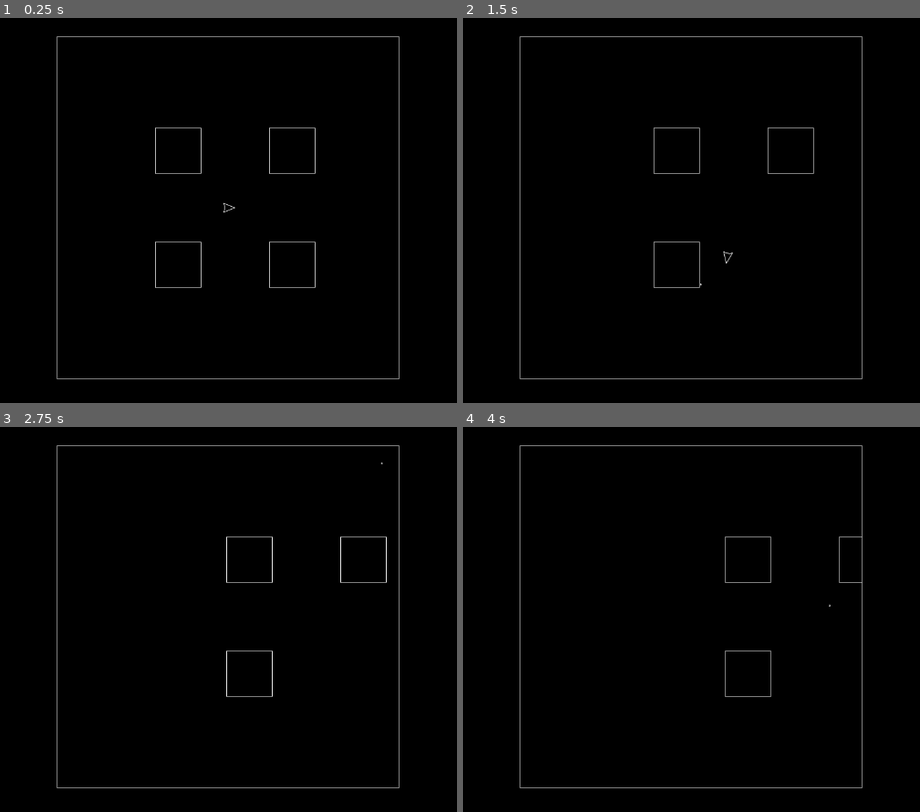
Above: before the commit, frames 1-4 (two rows, left to right).
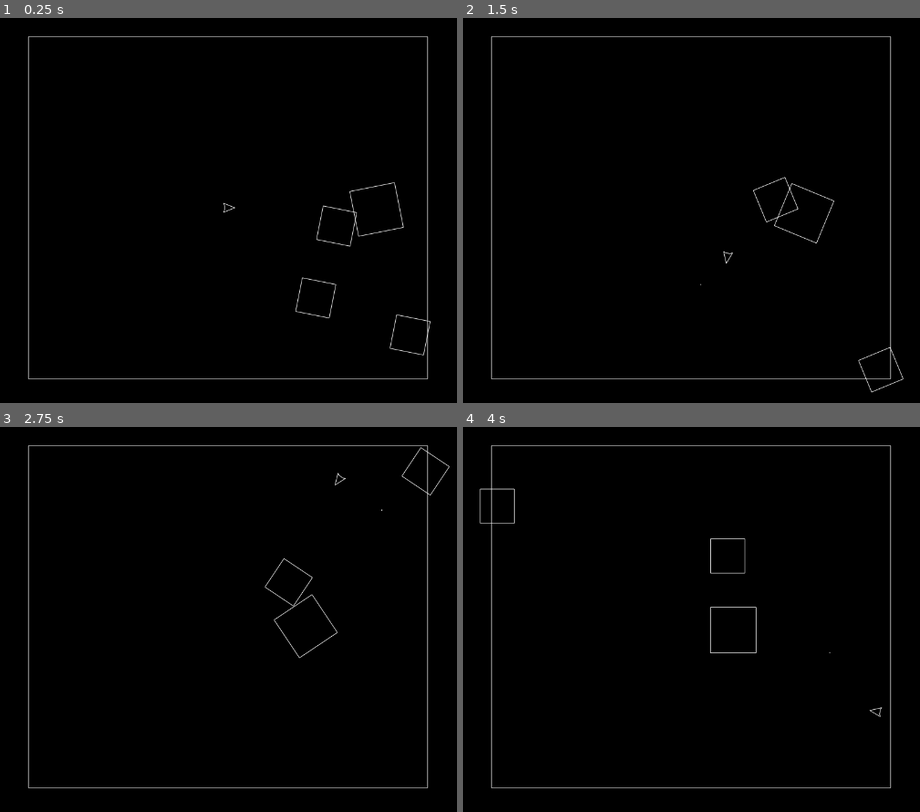
Above: after the commit, the same moments.

Repository: AniMerrill/Meteoroids
Game: Godot game, scene res://Meteoroids.tscn
The game is run twice, just before and just after one commit, with the same random seed, the same clock (stepped at 60 frames per second) and the same inputs.
Inputs:
- Up to frame 1 (0.25 s): no input
- Up to frame 2 (1.5 s): hold Right (turn_right) 0.53-1.28 s; hold Up (boost) 0.53-1.28 s; tap Space (shoot) at 0.8, 1.35 s; hold Left (turn_left) from 1.28 s (still down)
- Up to frame 3 (2.75 s): tap Up (boost) at 1.55 s; release Left (turn_left) at 2.03 s; hold Right (turn_right) from 2.03 s (still down); hold Up (boost) from 2.03 s (still down); tap Space (shoot) at 2.3 s
- Up to frame 4 (4 s): release Up (boost) at 2.78 s; tap Space (shoot) at 2.85, 3.8 s; tap Up (boost) at 3.05 s; release Right (turn_right) at 3.53 s; hold Left (turn_left) from 3.53 s (still down); hold Up (boost) from 3.53 s (still down)

The runs differ from the first frame. In frame 1, 1.9% of the frame differs, in the area x 5-95%, y 4-94%; in frame 2, 1.7%; in frame 3, 1.8%; in frame 4, 1.7%.

Commit message:
Style Update
Updated the code to use the style guidelines outlined in the
docs:

https://docs.godotengine.org/en/3.1/getting_started/scripting/gdscript/gdscript_styleguide.html

And I did a couple other things but I forgot because it's been
a few days since I last bothered opening the project lol.

Diff:
--- a/Meteoroids.gd
+++ b/Meteoroids.gd
@@ -1,15 +1,19 @@
 extends Node2D
 
+
+# CUSTOM CLASSES ###############################################################
 # Generic object that can be drawn in Meteoroids
 class GameObject:
 	# "GameManager" which allows us to use the functions outside of the class
 	var gm : Node2D
 
-	var pos := Vector2.ZERO # Position
-	var rot := 0.0 # Rotation
-
-	var line := Color(1,1,1)
-	var fill := Color(0,0,1)
+	var position := Vector2.ZERO # Position
+	var rotation := 0.0 # Rotation
+
+	# warning-ignore:unused_class_variable
+	var line := Color(1,1,1) # Color of outline for drawing
+	# warning-ignore:unused_class_variable
+	var fill := Color(0,0,1) # Color of internal shape for drawing
 
 	# An array of shapes (which in turn are arrays of Vector2s) that are
 	# used for draw_object()
@@ -17,251 +21,281 @@
 
 	var polygon := false # Flag for connecting last point to first point
 
-	func _init(_gm : Node2D)->void:
+
+	func _init(_gm : Node2D) -> void:
 		gm = _gm
 
-	func draw()->void:
+	func _draw() -> void:
 		gm.draw_object(self)
 
-	func get_shape()->PoolVector2Array:
+	# For readability, gets the first shape in the points array. Most game
+	# objects (like the Ship, Bullets, Meteors, etc) will only have this one
+	# shape in the array, but I want the point array to be two dimensional
+	# (i.e. be an array of shapes) so that drawing text and some other objects
+	# which only appear as a collection of lines would be possible.
+	func get_shape() -> PoolVector2Array:
 		return pts[0]
 
+# Class for the player's ship
 class Ship extends GameObject:
-	var vel := Vector2.ZERO
-	var max_vel := Vector2(25,25)
-
-	var rot_speed := PI
-	var speed := 5
-
+	var velocity := Vector2.ZERO # Velocity
+	var max_velocity := 25.0 # Limit for velocity
+
+	var rotation_speed := PI # How fast the ship can turn
+	var speed := 5 # How fast the ship can boost
+
+	# Flag set when the player shoots, at which point the Level class will
+	# check and spawn bullets into it's object array if needed. The Level
+	# class will automatically disable this flag once a bullet is spawned.
 	var spawn_bullet := false
 
-	func _init(_gm : Node2D).(_gm)->void:
-		# TODO: Change points so rotation is centered
-		pts = [[
-			Vector2(12, 0),
-			Vector2(-8, 8),
-			Vector2(-6, 4),
-			Vector2(-6, -4),
-			Vector2(-8, -8)
-			]]
+
+	func _init(_gm : Node2D).(_gm) -> void:
+		# TODO: Change points so rotation is centered (fixed?)
+		pts = [gm.ship_shape]
 
 		polygon = true
 
-	func process(delta : float)->void:
+	func process(delta : float) -> void:
+		# Input management
 		if Input.is_action_pressed("turn_left"):
-			rot -= rot_speed * delta
-
-			if rot <= -2 * PI:
-				rot += 2 * PI
+			rotation -= rotation_speed * delta
+
+			if rotation <= -2 * PI:
+				rotation += 2 * PI
 
 		if Input.is_action_pressed("turn_right"):
-			rot += rot_speed * delta
-
-			if rot >= 2 * PI:
-				rot -= 2 * PI
+			rotation += rotation_speed * delta
+
+			if rotation >= 2 * PI:
+				rotation -= 2 * PI
 
 		if Input.is_action_pressed("boost"):
-			vel += Vector2.RIGHT.rotated(rot) * speed * delta
+			velocity += Vector2.RIGHT.rotated(rotation) * speed * delta
 
 		if Input.is_action_just_pressed("shoot"):
 			spawn_bullet = true
 
-		if abs(vel.x) > max_vel.x:
-				vel.x = sign(vel.x) * max_vel.x
-
-		if abs(vel.y) > max_vel.y:
-			vel.y = sign(vel.y) * max_vel.y
-
-		pos += vel
-
+		# Velocity cap enforced
+		if abs(velocity.x) > max_velocity:
+				velocity.x = sign(velocity.x) * max_velocity
+
+		if abs(velocity.y) > max_velocity:
+			velocity.y = sign(velocity.y) * max_velocity
+
+		# Move the player
+		position += velocity
+
+# Class for player and enemy bullets
 class Bullet extends GameObject:
-	var vel := Vector2.RIGHT * 500
-
-	var dur := 1.0
-	var time := 0.0
-
-	var delete := false
-
-	var player := true
-
-	#var target
-
-	func _init(_gm : Node2D).(_gm)->void:
+	var velocity := Vector2.RIGHT * 500 # Velocity (rotated on initialization)
+
+	var duration := 1.0 # Maximum duration a bullet can be active
+	var time_counter := 0.0 # Current time of livespan
+
+	var delete := false # Flag to delete after duration expired
+
+	var player := true # True if player shoots; otherwise false
+
+
+	func _init(_gm : Node2D).(_gm) -> void:
 		pts = [[
-			Vector2(-1, -1),
-			Vector2(1, -1),
-			Vector2(1, 1),
-			Vector2(-1, 1)
-			]]
-
-		#target = _target
-
-	func process(delta : float)->void:
-		time += delta
-
-		if time >= dur:
+				Vector2(-.5, -.5),
+				Vector2(.5, -.5),
+				Vector2(.5, .5),
+				Vector2(-.5, .5)
+				]]
+
+	func process(delta : float) -> void:
+		# Increment lifespan
+		time_counter += delta
+
+		# If lifespan expired, flag for deletion; otherwise move bullet
+		if time_counter >= duration:
 			delete = true
 		else:
-			pos += vel * delta
-
+			position += velocity * delta
+
+# Class for the "screen" on which the gameplay occurs
 class PlayField extends GameObject:
-	var size := 600.0
-	var buffer := 40.0
-	var buffer_color := Color(0,0,0)
-
-	func _init(_gm : Node2D).(_gm)->void:
+	var size := Vector2(700,600)
+
+
+	func _init(_gm : Node2D).(_gm) -> void:
 		pts = [[
-			Vector2(-size / 2, -size / 2),
-			Vector2(size / 2, -size /2),
-			Vector2(size / 2, size / 2),
-			Vector2(-size / 2, size / 2)
-			]]
+				Vector2(-size.x / 2, -size.y / 2),
+				Vector2(size.x / 2, -size.y /2),
+				Vector2(size.x / 2, size.y / 2),
+				Vector2(-size.x / 2, size.y / 2)
+				]]
 
 		polygon = true
 
-	func draw()->void:
-		var buffer_thickness := buffer * 4
-		var buffer_width := size / 2
-
-		# Top
-		gm.draw_rect(
-			Rect2(
-				(-buffer_width - buffer_thickness) * gm.draw_scale + gm.draw_offset.x,
-				(-buffer_thickness - buffer_width) * gm.draw_scale + gm.draw_offset.y,
-				(size + buffer_thickness * 2) * gm.draw_scale,
-				buffer_thickness * gm.draw_scale
-				),
-			buffer_color,
-			true
-		)
-
-		# Bottom
-		gm.draw_rect(
-			Rect2(
-				(-buffer_width - buffer_thickness) * gm.draw_scale + gm.draw_offset.x,
-				(buffer_width) * gm.draw_scale + gm.draw_offset.y,
-				(size + buffer_thickness * 2) * gm.draw_scale,
-				buffer_thickness * gm.draw_scale
-				),
-			buffer_color,
-			true
-		)
-
-		# Left
-		gm.draw_rect(
-			Rect2(
-				(-buffer_width - buffer_thickness) * gm.draw_scale + gm.draw_offset.x,
-				(-buffer_width) * gm.draw_scale + gm.draw_offset.y,
-				buffer_thickness * gm.draw_scale,
-				(size) * gm.draw_scale
-				),
-			buffer_color,
-			true
-		)
-
-		# Right
-		gm.draw_rect(
-			Rect2(
-				(buffer_width) * gm.draw_scale + gm.draw_offset.x,
-				(-buffer_width) * gm.draw_scale + gm.draw_offset.y,
-				buffer_thickness * gm.draw_scale,
-				(size) * gm.draw_scale
-				),
-			buffer_color,
-			true
-		)
-
-		.draw()
-
-	func warp_object(obj : GameObject)->void:
-		if obj.pos.x < -(size / 2) - buffer:
-			obj.pos.x = (size / 2) + buffer
-		elif obj.pos.x > (size / 2) + buffer:
-			obj.pos.x = -(size / 2) - buffer
-
-		if obj.pos.y < -(size / 2) - buffer:
-			obj.pos.y = (size / 2) + buffer
-		elif obj.pos.y > (size / 2) + buffer:
-			obj.pos.y = -(size / 2) - buffer
-
+	# Function that is used to check when an object needs to be warped to the
+	# opposite side of the screen to do proper screen wrapping
+	func warp_object(obj : GameObject) -> void:
+		if obj.position.x < -(size.x / 2):
+			obj.position.x += size.x
+		elif obj.position.x > (size.x / 2):
+			obj.position.x -= size.x
+
+		if obj.position.y < -(size.y / 2):
+			obj.position.y += size.y
+		elif obj.position.y > (size.y / 2):
+			obj.position.y -= size.y
+
+# TODO: Make Big, Medium, and Small variations somehow. The smaller a
+# meteor is the faster it should travel and spin
 class Meteor extends GameObject:
-	var vel := Vector2.ZERO
-
-	func _init(_gm : Node2D, _pos : Vector2, _vel : Vector2).(_gm):
-		pts = [[
-			Vector2(-40, -40),
-			Vector2(40, -40),
-			Vector2(40, 40),
-			Vector2(-40, 40)
-			]]
+	var meteor_size : int # gm.METEOR_SIZE {LARGE, MEDIUM, SMALL}
+
+	var meteor_index : int # gm.meteor_shapes[i]
+	var meteor_scale : float # Relative scale for drawing
+
+	var velocity := Vector2.ZERO # Velocity
+	var rotation_speed := 0.0
+
+
+	func _init(
+			_gm : Node2D,
+			_meteor_size : int,
+			_meteor_index : int,
+			_pos : Vector2,
+			_vel : Vector2,
+			_rot_speed : float
+			).(_gm) -> void:
+		meteor_size = _meteor_size
+		meteor_index = _meteor_index
+		meteor_scale = 1.0
+
+		if meteor_size == gm.METEOR_SIZE.MEDIUM:
+			meteor_scale = 0.5
+		elif meteor_size == gm.METEOR_SIZE.SMALL:
+			meteor_scale = 0.25
+
+		pts = [[]]
+
+		for point in gm.meteor_shapes[meteor_index]:
+			pts[0].append(point * meteor_scale)
 
 		polygon = true
 
-		pos = _pos
-		vel = _vel
-
-	func process(delta : float)->void:
-		pos += vel * delta
-
+		meteor_scale = 1.0
+
+		if meteor_size == gm.METEOR_SIZE.MEDIUM:
+			meteor_scale = 2
+		elif meteor_size == gm.METEOR_SIZE.SMALL:
+			meteor_scale = 4
+
+		position = _pos
+		velocity = _vel * meteor_scale
+		rotation_speed = _rot_speed * meteor_scale
+
+	func process(delta : float) -> void:
+		# Move the meteor
+		position += velocity * delta
+
+		# Rotate the meteor
+		rotation += rotation_speed * delta
+
+		if rotation > 2 * PI:
+			rotation -= 2 * PI
+		elif rotation < - 2 * PI:
+			rotation += 2 * PI
+
+# Object manager for a game level in Meteoroids.
 class Level:
+	# "GameManager" which allows us to use the functions outside of the class
 	var gm : Node2D
-	var obj := {}
-
-	func _init(_gm : Node2D):
-		obj = {
-			"playfield" : PlayField.new(_gm),
-			"ship" : Ship.new(_gm),
-			"meteors" : [
-				Meteor.new(_gm, Vector2(-100,-100), Vector2.RIGHT * 50),
-				Meteor.new(_gm, Vector2(100,-100), Vector2.RIGHT * 50),
-				Meteor.new(_gm, Vector2(100,100), Vector2.RIGHT * 50),
-				Meteor.new(_gm, Vector2(-100,100), Vector2.RIGHT * 50),
-				],
-			"bullets" : []
-			}
-
+
+	var playfield : PlayField
+	var ship : Ship
+	var meteors := []
+	var bullets := []
+
+	var meteor_count := 4
+
+	func _init(_gm : Node2D) -> void:
 		gm = _gm
 
-	func process(delta : float)->void:
-		obj.ship.process(delta)
-
-		if obj.ship.spawn_bullet:
-			obj.ship.spawn_bullet = false
+		playfield = PlayField.new(gm)
+		ship = Ship.new(gm)
+
+		# warning-ignore:unused_variable
+		for i in range(meteor_count):
+			var rot_dir := 1
+
+			if randi() % 2 == 0:
+				rot_dir = -1
+
+			var meteor = Meteor.new(
+					gm,
+					gm.METEOR_SIZE.LARGE,
+					randi() % gm.meteor_shapes.size(),
+					Vector2(
+							randf() * playfield.size.x / 2.0,
+							randf() * playfield.size.y / 2.0
+							),
+					Vector2(50.0, 0).rotated(randf() * 2 * PI),
+					PI / 4 * rot_dir
+					)
+
+			meteors.append(meteor)
+
+	func process(delta : float) -> void:
+		# Process all ship controls and movement
+		ship.process(delta)
+
+		# Check to see if player attempted to shoot; if so spawn a bullet
+		if ship.spawn_bullet:
+			ship.spawn_bullet = false
 
 			var bullet := Bullet.new(gm)
 
-			bullet.pos = obj.ship.get_shape()[0].rotated(obj.ship.rot) + obj.ship.pos
-			bullet.vel = bullet.vel.rotated(obj.ship.rot)
+			bullet.position = \
+					ship.get_shape()[0].rotated(ship.rotation) + \
+					ship.position
+			bullet.velocity = bullet.velocity.rotated(ship.rotation)
 			#bullet.player = false
 
-			obj.bullets.append(bullet)
-
-		if !obj.bullets.empty():
+			bullets.append(bullet)
+
+		# Process all bullets in the level. Go through steps to see which need
+		# to be deleted based on their lifespan running out or from hitting a
+		# valid object
+		if !bullets.empty():
 			var bullet_delete_list = []
 
-			for i in range(obj.bullets.size()):
-				obj.bullets[i].process(delta)
-
-				if obj.bullets[i].delete:
+			for i in range(bullets.size()):
+				bullets[i].process(delta)
+
+				# This is the flag used when their lifespan runs out
+				if bullets[i].delete:
 					bullet_delete_list.append(i)
-					break
-
-				if !obj.meteors.empty() && obj.bullets[i].player:
+					break # No further checks are needed
+
+				# Check all meteors in the level to see if a player's bullet
+				# has hit any of them. If so, that meteor must be destroyed
+				# (and if applicable, replaced with two smaller meteors) as
+				# well as the bullet that collided with it.
+				if !meteors.empty() && bullets[i].player:
 					var meteor_delete_list = []
 
-					for j in range(obj.meteors.size()):
+					for j in range(meteors.size()):
 						if gm.check_point_in_polygon(
-							obj.bullets[i].pos,
-							obj.meteors[j].get_shape(),
-							obj.meteors[j].pos,
-							obj.meteors[j].rot
-							):
+								bullets[i].position,
+								meteors[j].get_shape(),
+								meteors[j].position,
+								meteors[j].rotation
+								):
+
 								bullet_delete_list.append(i)
 								meteor_delete_list.append(j)
 
+					# Process removing meteors from object list
 					for idx in meteor_delete_list:
 						# TODO: Add spawning smaller meteors
-						obj.meteors.remove(idx)
+						meteors.remove(idx)
 
 				# TODO
 				# if !obj.bullets[i].player:
@@ -275,35 +309,77 @@
 	#						):
 	#							obj.erase("square")
 
+			# Process removing bullets from object list
 			for idx in bullet_delete_list:
-				obj.bullets.remove(idx)
-
-		if !obj.meteors.empty():
-			for meteor in obj.meteors:
+				bullets.remove(idx)
+
+		# Process meteor movement in the level
+		if !meteors.empty():
+			for meteor in meteors:
 				meteor.process(delta)
 
-		obj.playfield.warp_object(obj.ship)
-
-		if !obj.bullets.empty():
-			for bullet in obj.bullets:
-				obj.playfield.warp_object(bullet)
-
-		if !obj.meteors.empty():
-			for meteor in obj.meteors:
-				obj.playfield.warp_object(meteor)
+		# Check to see if object has crossed the buffer zone of the playfield.
+		# If so, it needs to be warped to the opposite side buffer to create the
+		# illusion of screen wrapping.
+		playfield.warp_object(ship)
+
+		if !bullets.empty():
+			for bullet in bullets:
+				playfield.warp_object(bullet)
+
+		if !meteors.empty():
+			for meteor in meteors:
+				playfield.warp_object(meteor)
+
+		# TODO: Do proper shape calculations here
+
+		# TODO: Move collision checks down here
+
+		# TODO: Then win state check
 
 	func draw():
-		obj.ship.draw()
-
-		if !obj.bullets.empty():
-			for bullet in obj.bullets:
-				bullet.draw()
-
-		if !obj.meteors.empty():
-			for meteor in obj.meteors:
-				meteor.draw()
-
-		obj.playfield.draw()
+		ship._draw()
+
+		if !bullets.empty():
+			for bullet in bullets:
+				bullet._draw()
+
+		if !meteors.empty():
+			for meteor in meteors:
+				meteor._draw()
+
+		playfield._draw()
+
+
+# GAME DATA CONTAINERS #########################################################
+enum METEOR_SIZE {LARGE, MEDIUM, SMALL}
+# warning-ignore:unused_class_variable
+var ship_shape := [
+		Vector2(12, 0),
+		Vector2(-8, 8),
+		Vector2(-6, 4),
+		Vector2(-6, -4),
+		Vector2(-8, -8)
+		]
+# warning-ignore:unused_class_variable
+var meteor_shapes := [
+		[
+				Vector2(-40, -40),
+				Vector2(40, -40),
+				Vector2(40, 40),
+				Vector2(-40, 40)
+				],
+		[
+				Vector2(-30, -30),
+				Vector2(30, -30),
+				Vector2(30, 30),
+				Vector2(-30, 30)
+				]
+		]
+
+
+# GLOBAL GAME VARIABLES ########################################################
+var level := Level.new(self)
 
 var draw_offset := Vector2(OS.window_size.x / 2, OS.window_size.y / 2)
 var draw_scale := 1.0
@@ -311,28 +387,34 @@
 var antialiasing := true
 var draw_fill := false
 
-var level := Level.new(self)
-
-func _ready():
+
+# CORE OVERRIDE FUNCTIONS ######################################################
+func _ready() -> void:
+	# warning-ignore:return_value_discarded
 	get_tree().get_root().connect("size_changed", self, "window_resize")
 
-
-func _process(delta : float)->void:
+func _process(delta : float) -> void:
+	if Input.is_action_just_pressed("fullscreen"):
+		OS.window_fullscreen = !OS.window_fullscreen
+
 	level.process(delta)
 
 	update()
 
-func _draw():
+func _draw() -> void:
 	level.draw()
 
-func draw_object(obj : GameObject)->void:
+
+# CUSTOM GAME LOGIC FUNCTIONS (DRAW, COLLISION, ETC) ###########################
+func draw_object(obj : GameObject) -> void:
 	for shape in obj.pts:
 		var draw_shape = []
 
 		for point in shape:
 			draw_shape.append(
-				(point.rotated(obj.rot) + obj.pos) * draw_scale + draw_offset
-			)
+					(point.rotated(obj.rotation) + obj.position) * draw_scale \
+							+ draw_offset
+					)
 
 		if draw_fill && obj.polygon:
 			draw_polygon(draw_shape, [obj.fill])
@@ -341,98 +423,101 @@
 			if i == draw_shape.size() - 1:
 				if obj.polygon:
 					draw_line(
+							draw_shape[i],
+							draw_shape[0],
+							obj.line,
+							line_width,
+							antialiasing
+							)
+			else:
+				draw_line(
 						draw_shape[i],
-						draw_shape[0],
+						draw_shape[i + 1],
 						obj.line,
 						line_width,
 						antialiasing
 						)
-			else:
-				draw_line(
-					draw_shape[i],
-					draw_shape[i + 1],
-					obj.line,
-					line_width,
-					antialiasing
-					)
 
 # Tests to see if a point is inside of a polygon
 # NOTE: Point should be passed with rotation and offset already applied
 # if applicable
 # https://stackoverflow.com/questions/217578/how-can-i-determine-whether-a-2d-point-is-within-a-polygon
 func check_point_in_polygon(
-	point : Vector2,
-	polygon : PoolVector2Array,
-	poly_pos : Vector2,
-	poly_rot : float
-	)->bool:
-		var XMin : float; var XMax : float; var YMin : float; var YMax : float
-
-		var intersections := 0
-		var ray : Vector2
-
-		# Find a simple AABB limit for the polygon to do a quick broad test
-		for i in range(polygon.size()):
-			var cur_x = polygon[i].rotated(poly_rot).x + poly_pos.x
-			var cur_y = polygon[i].rotated(poly_rot).y + poly_pos.y
-
-			if i == 0:
+		point : Vector2,
+		polygon : PoolVector2Array,
+		poly_pos : Vector2,
+		poly_rot : float
+		) -> bool:
+	var XMin : float
+	var XMax : float
+	var YMin : float
+	var YMax : float
+
+	var intersections := 0
+	var ray : Vector2
+
+	# Find a simple AABB limit for the polygon to do a quick broad test
+	for i in range(polygon.size()):
+		var cur_x = polygon[i].rotated(poly_rot).x + poly_pos.x
+		var cur_y = polygon[i].rotated(poly_rot).y + poly_pos.y
+
+		if i == 0:
+			XMin = cur_x
+			XMax = cur_x
+			YMin = cur_y
+			YMax = cur_y
+		else:
+			if cur_x < XMin:
 				XMin = cur_x
+			elif cur_x > XMax:
 				XMax = cur_x
+
+			if cur_y < YMin:
 				YMin = cur_y
+			elif cur_y > YMax:
 				YMax = cur_y
-			else:
-				if cur_x < XMin:
-					XMin = cur_x
-				elif cur_x > XMax:
-					XMax = cur_x
-
-				if cur_y < YMin:
-					YMin = cur_y
-				elif cur_y > YMax:
-					YMax = cur_y
-
-		# If the point is not inside the AABB then there is no way a
-		# collision occurred
-		if point.x < XMin || point.x > XMax || point.y < YMin || point.y > YMax:
-			return false
-
-		# Make a beginning point for a raycast outside the AABB found above,
-		# with a buffer of 1 pixel (for 2D stuff this is more than enough).
-		ray = Vector2(XMin - 1.0, point.y)
-
-		# We check and see how many sides of the polygon intersect with the
-		# raycast
-		for i in range(polygon.size()):
-			var line_b_start : Vector2
-			var line_b_end : Vector2
-
-			if i == polygon.size() - 1:
-				line_b_start = polygon[i].rotated(poly_rot) + poly_pos
-				line_b_end = polygon[0].rotated(poly_rot) + poly_pos
-			else:
-				line_b_start = polygon[i].rotated(poly_rot) + poly_pos
-				line_b_end = polygon[i + 1].rotated(poly_rot) + poly_pos
-
-			if check_line_intersection(ray, point, line_b_start, line_b_end):
-				intersections += 1
-
-		# If the number of intersections is odd, then the point is inside the
-		# polygon. Otherwise it is not. This should work for convex, concave,
-		# and polygons with holes in them.
-		if intersections % 2 != 0:
-			return true
+
+	# If the point is not inside the AABB then there is no way a
+	# collision occurred
+	if point.x < XMin || point.x > XMax || point.y < YMin || point.y > YMax:
+		return false
+
+	# Make a beginning point for a raycast outside the AABB found above,
+	# with a buffer of 1 pixel (for 2D stuff this is more than enough).
+	ray = Vector2(XMin - 1.0, point.y)
+
+	# We check and see how many sides of the polygon intersect with the
+	# raycast
+	for i in range(polygon.size()):
+		var line_b_start : Vector2
+		var line_b_end : Vector2
+
+		if i == polygon.size() - 1:
+			line_b_start = polygon[i].rotated(poly_rot) + poly_pos
+			line_b_end = polygon[0].rotated(poly_rot) + poly_pos
 		else:
-			return false
+			line_b_start = polygon[i].rotated(poly_rot) + poly_pos
+			line_b_end = polygon[i + 1].rotated(poly_rot) + poly_pos
+
+		if check_line_intersection(ray, point, line_b_start, line_b_end):
+			intersections += 1
+
+	# If the number of intersections is odd, then the point is inside the
+	# polygon. Otherwise it is not. This should work for convex, concave,
+	# and polygons with holes in them.
+	if intersections % 2 != 0:
+		return true
+	else:
+		return false
 
 # Checks if line A intersects with line B
 # https://stackoverflow.com/questions/217578/how-can-i-determine-whether-a-2d-point-is-within-a-polygon
 func check_line_intersection(
-	line_a_start : Vector2,
-	line_a_end : Vector2,
-	line_b_start : Vector2,
-	line_b_end : Vector2
-	)->bool:
+		line_a_start : Vector2,
+		line_a_end : Vector2,
+		line_b_start : Vector2,
+		line_b_end : Vector2
+		) -> bool:
 	# Converts line A into an infinitely long line. We can then use the
 	# linear equation standard form to check for intersections with line B:
 	# A * x + B * y + C = 0
@@ -473,9 +558,11 @@
 	# Otherwise, the two lines properly intersect
 	return true
 
-func window_resize()->void:
+func window_resize() -> void:
+	# Always set to the absolute center of the current window size
 	draw_offset = Vector2(OS.window_size.x / 2, OS.window_size.y / 2)
 
+	# Keeps the game in a square aspect ratio
 	if OS.window_size.x > OS.window_size.y:
 		draw_scale = OS.window_size.y / 720
 	else:
--- a/project.godot
+++ b/project.godot
@@ -81,6 +81,11 @@
 , Object(InputEventJoypadButton,"resource_local_to_scene":false,"resource_name":"","device":0,"button_index":0,"pressure":0.0,"pressed":false,"script":null)
  ]
 }
+fullscreen={
+"deadzone": 0.5,
+"events": [ Object(InputEventKey,"resource_local_to_scene":false,"resource_name":"","device":0,"alt":false,"shift":false,"control":false,"meta":false,"command":false,"pressed":false,"scancode":16777247,"unicode":0,"echo":false,"script":null)
+ ]
+}
 
 [rendering]
 
